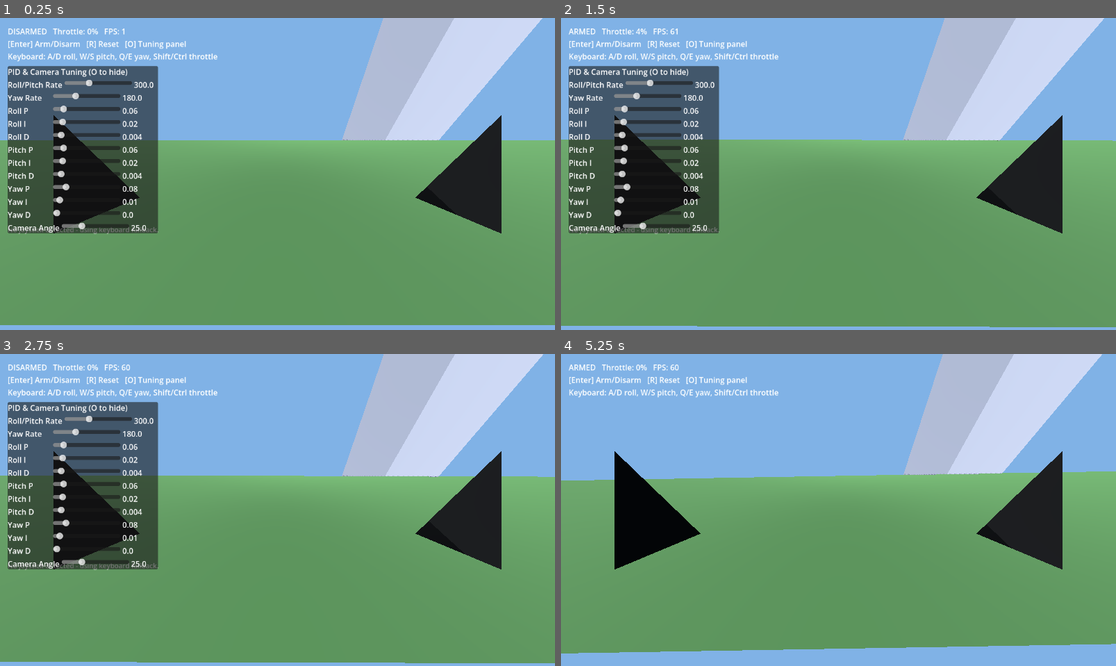
Above: before the commit, frames 1-4 (two rows, left to right).
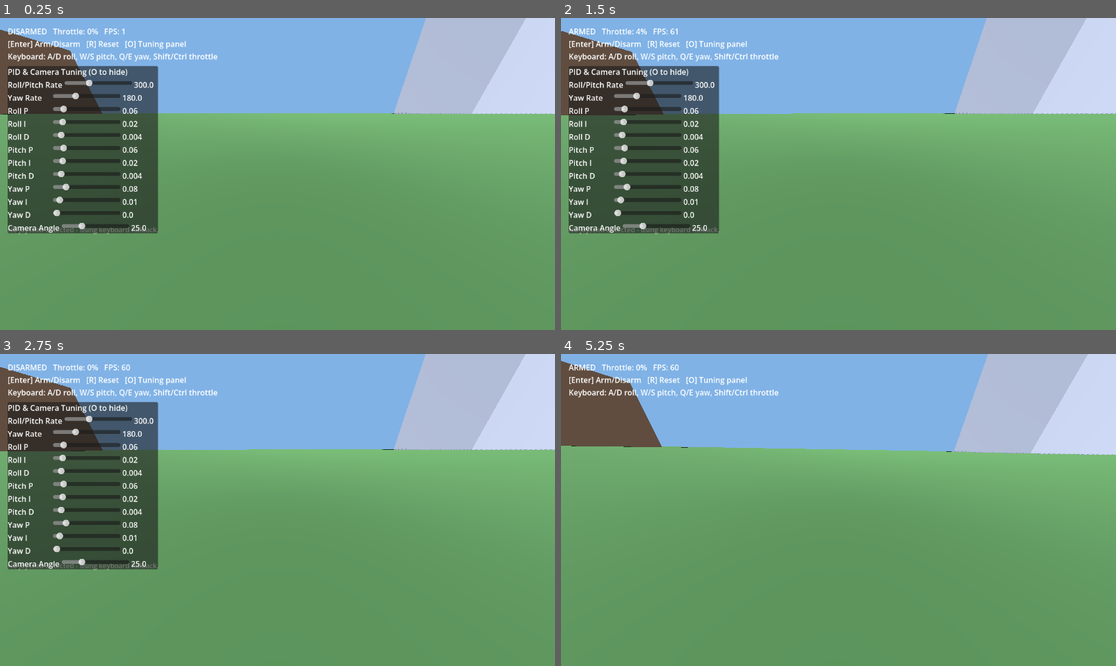
Above: after the commit, the same moments.

Repository: florian010230/static-horizon-fpv-simulator
Game: Godot game, scene res://scenes/Main.tscn
Same seed, same stepped clock (60 frames per second), same inputs: the game is played once before the commit and once after it.
Inputs:
- Up to frame 1 (0.25 s): no input
- Up to frame 2 (1.5 s): tap Enter at 0.5 s; hold D 0.53-1.28 s; hold Enter 0.53-1.28 s; tap Space at 1.25 s; hold S from 1.28 s (still down); tap Shift at 1.35 s
- Up to frame 3 (2.75 s): tap Enter at 2 s; release S at 2.03 s; hold D from 2.03 s (still down); hold Ctrl from 2.03 s (still down)
- Up to frame 4 (5.25 s): tap Space at 2.75, 4.25 s; release D at 2.78 s; release Ctrl at 2.78 s; hold W 2.78-3.53 s; tap Q at 2.85 s; tap Enter at 3.5 s; hold A 3.53-5.03 s; tap E at 3.6 s; tap R at 4.35 s; hold S from 5.03 s (still down); hold O from 5.03 s (still down)

The runs differ from the first frame. In frame 1, 27% of the frame differs, in the area x 0-100%, y 0-100%; in frame 2, 26%; in frame 3, 26%; in frame 4, 33%.

Commit message:
Fix inverted controls, camera self-clipping, and narrow FOV; grow the map
- InputManager: invert_roll/invert_pitch default to true, matching how
  the RadioMaster Pocket reported them.
- FPV camera: the mount sat at (0, 0.03, -0.09), which is inside/right
  at the surface of the drone's own body box and front motor markers -
  the near clip plane was cutting through that nearby geometry, showing
  up as stray triangles filling the view. Moved it to (0, 0.06, -0.16),
  clearly forward of and above all the drone's own meshes, and bumped
  the near plane to 0.05 for margin.
- Reduced FOV from 130 to 100 - 130 without fisheye distortion just
  looks stretched/zoomed-out rather than like a real wide FPV lens.
- Ground grown from 300x300 to 500x500, plus two more (smaller, house-
  scale) buildings alongside the original tower.

Co-Authored-By: Claude Sonnet 5 <noreply@anthropic.com>

Diff:
--- a/scenes/Drone.tscn
+++ b/scenes/Drone.tscn
@@ -52,9 +52,9 @@
 surface_material_override/0 = SubResource("StandardMaterial3D_motor")
 
 [node name="CameraMount" type="Node3D" parent="."]
-position = Vector3(0, 0.03, -0.09)
+position = Vector3(0, 0.06, -0.16)
 
 [node name="Camera3D" type="Camera3D" parent="CameraMount"]
 current = true
-fov = 130.0
-near = 0.03
+fov = 100.0
+near = 0.05
--- a/scenes/InputManager.tscn
+++ b/scenes/InputManager.tscn
@@ -4,3 +4,5 @@
 
 [node name="InputManager" type="Node"]
 script = ExtResource("1")
+invert_roll = true
+invert_pitch = true
--- a/scenes/Main.tscn
+++ b/scenes/Main.tscn
@@ -11,13 +11,13 @@
 ambient_light_energy = 1.0
 
 [sub_resource type="BoxMesh" id="BoxMesh_ground"]
-size = Vector3(300, 1, 300)
+size = Vector3(500, 1, 500)
 
 [sub_resource type="StandardMaterial3D" id="StandardMaterial3D_ground"]
 albedo_color = Color(0.22, 0.35, 0.2, 1)
 
 [sub_resource type="BoxShape3D" id="BoxShape3D_ground"]
-size = Vector3(300, 1, 300)
+size = Vector3(500, 1, 500)
 
 [sub_resource type="BoxMesh" id="BoxMesh_building"]
 size = Vector3(10, 24, 10)
@@ -27,6 +27,15 @@
 
 [sub_resource type="BoxShape3D" id="BoxShape3D_building"]
 size = Vector3(10, 24, 10)
+
+[sub_resource type="BoxMesh" id="BoxMesh_house"]
+size = Vector3(9, 7, 9)
+
+[sub_resource type="StandardMaterial3D" id="StandardMaterial3D_house"]
+albedo_color = Color(0.7, 0.52, 0.38, 1)
+
+[sub_resource type="BoxShape3D" id="BoxShape3D_house"]
+size = Vector3(9, 7, 9)
 
 [node name="Main" type="Node3D"]
 script = ExtResource("1")
@@ -59,6 +68,26 @@
 [node name="CollisionShape3D" type="CollisionShape3D" parent="Building"]
 shape = SubResource("BoxShape3D_building")
 
+[node name="House1" type="StaticBody3D" parent="."]
+position = Vector3(-28, 3.5, -15)
+
+[node name="MeshInstance3D" type="MeshInstance3D" parent="House1"]
+mesh = SubResource("BoxMesh_house")
+surface_material_override/0 = SubResource("StandardMaterial3D_house")
+
+[node name="CollisionShape3D" type="CollisionShape3D" parent="House1"]
+shape = SubResource("BoxShape3D_house")
+
+[node name="House2" type="StaticBody3D" parent="."]
+position = Vector3(22, 3.5, 30)
+
+[node name="MeshInstance3D" type="MeshInstance3D" parent="House2"]
+mesh = SubResource("BoxMesh_house")
+surface_material_override/0 = SubResource("StandardMaterial3D_house")
+
+[node name="CollisionShape3D" type="CollisionShape3D" parent="House2"]
+shape = SubResource("BoxShape3D_house")
+
 [node name="Drone" parent="." instance=ExtResource("2")]
 position = Vector3(0, 0.6, 0)
 
Not shown: 1 places in scenes/Main.tscn that only renumber resources
